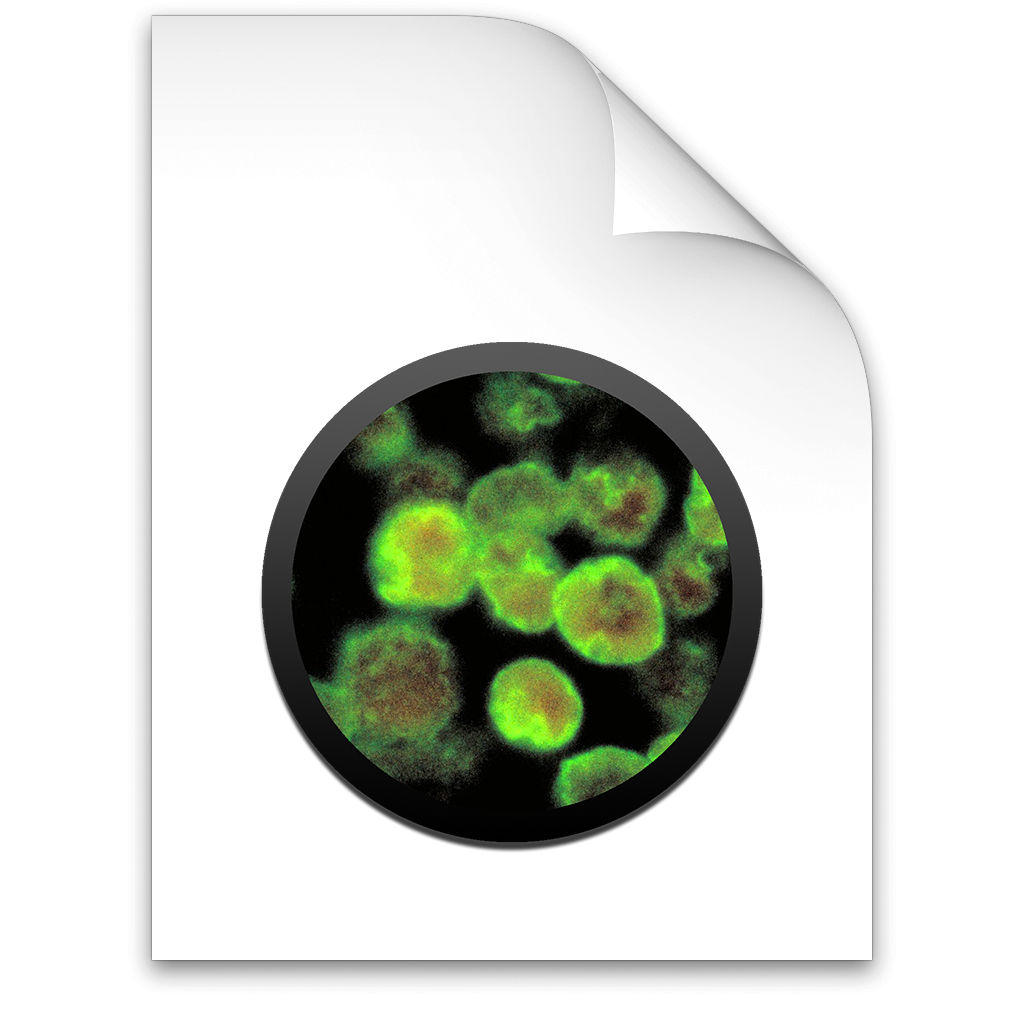
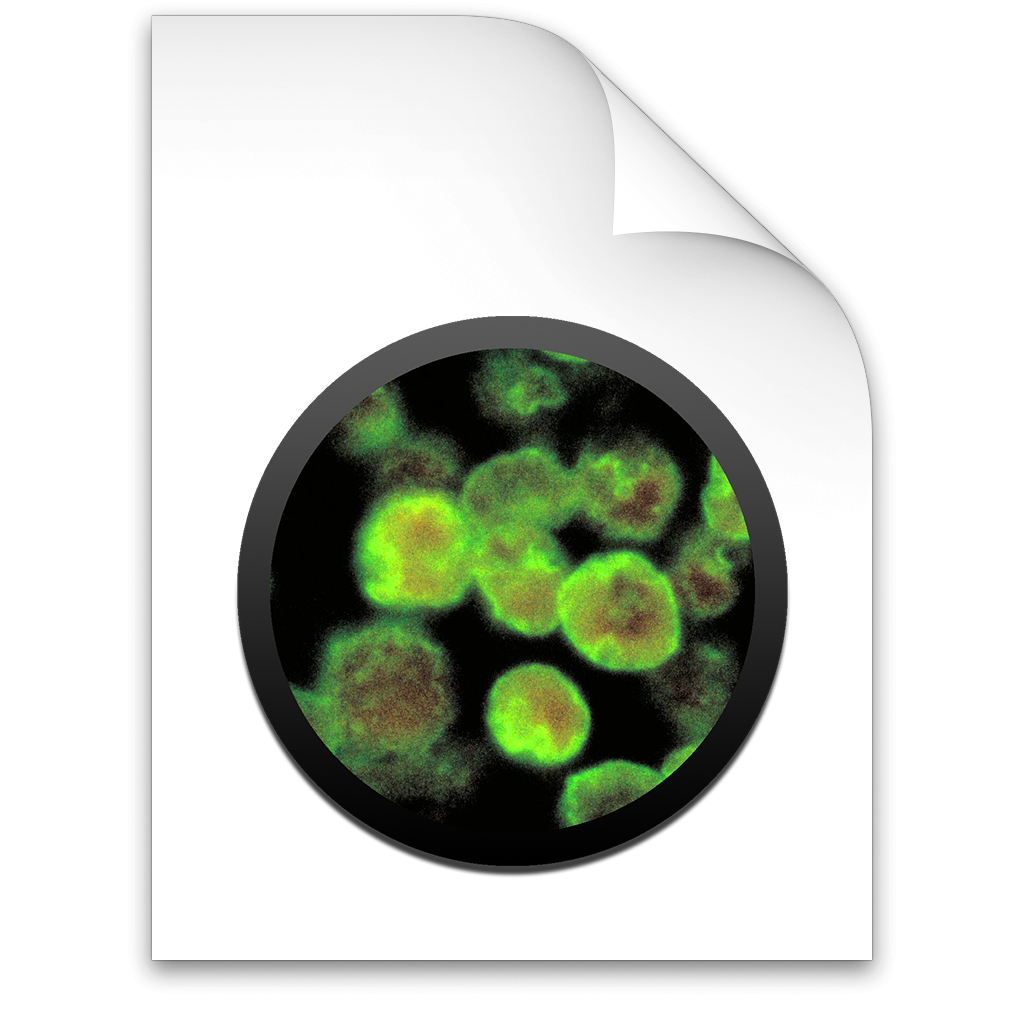
Before/after of a w=1024, h=1024 layered artwork. What changed in the layer stack:
showed "Layer 3" over (x1=598, y1=72, x2=804, y2=266)
showed "55% Icon" over (x1=234, y1=316, x2=791, y2=878)
